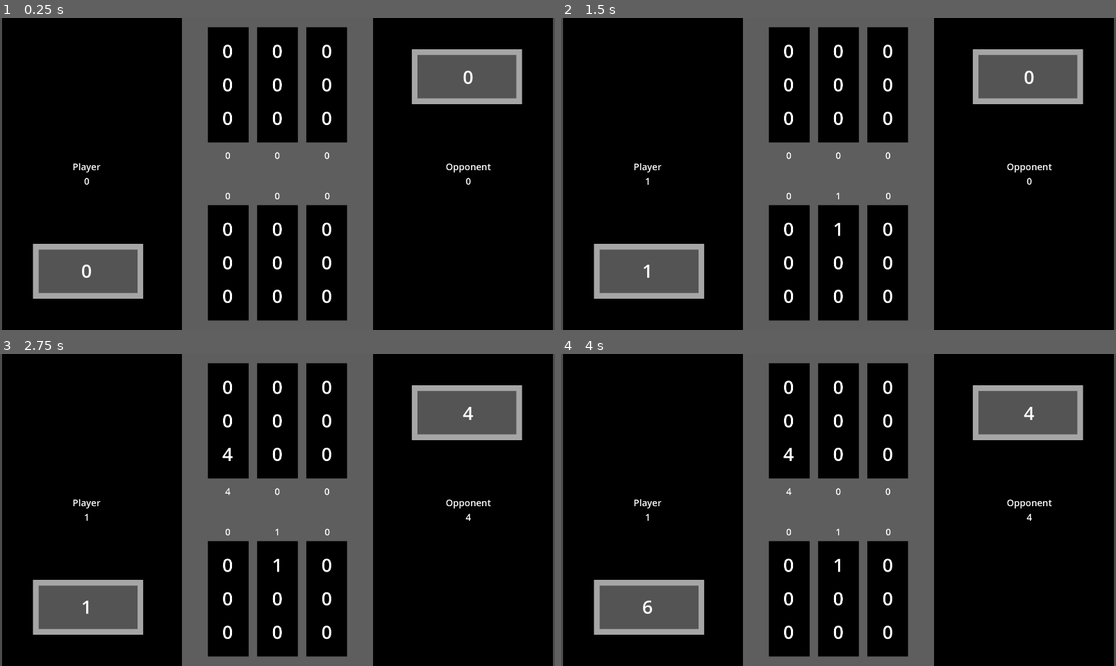
Above: before the commit, frames 1-4 (two rows, left to right).
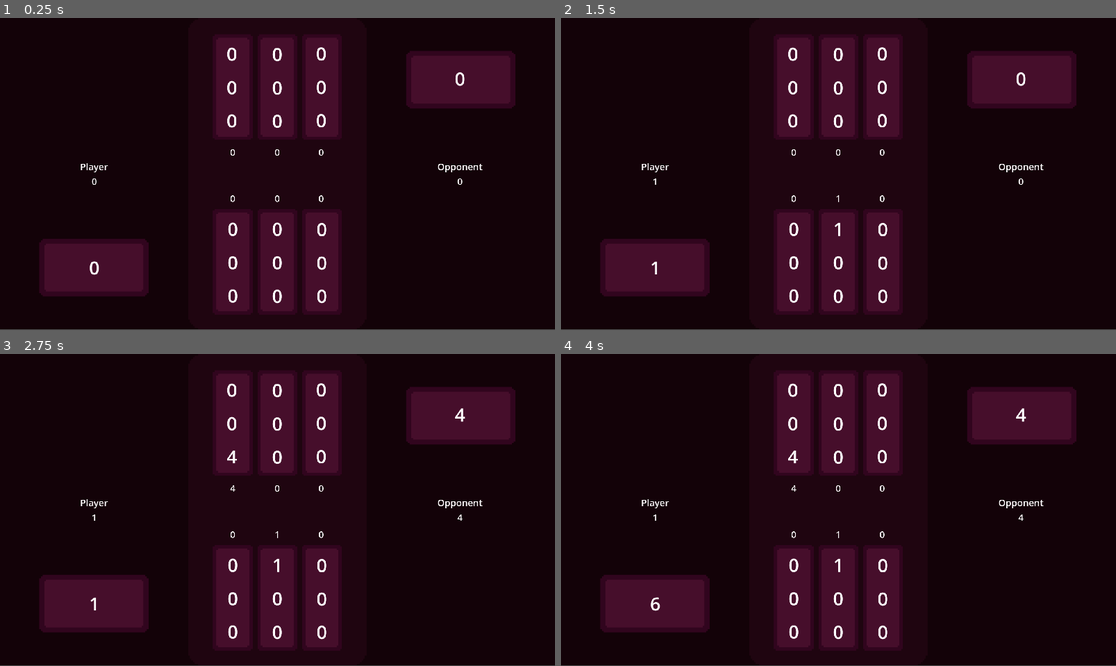
Above: after the commit, the same moments.

Repository: kimalysha93/knucklebones
Game: Godot game, scene res://knucklebones.tscn
The game is run twice, just before and just after one commit, with the same random seed, the same clock (stepped at 60 frames per second) and the same inputs.
Inputs (mouse positions are in pixels of both pictures, inside the frame that each line leads up to):
- Up to frame 1 (0.25 s): no input
- Up to frame 2 (1.5 s): tap Enter at 0.5 s; move the mouse to (788, 261) at 0.52 s; click (788, 261) at 0.67 s; tap Space at 1.25 s; move the mouse to (838, 261) at 1.27 s; click (838, 261) at 1.42 s
- Up to frame 3 (2.75 s): tap Enter at 2 s; move the mouse to (327, 597) at 2.02 s; click (327, 597) at 2.17 s
- Up to frame 4 (4 s): tap Space at 2.75 s; move the mouse to (810, 572) at 2.77 s; click (810, 572) at 2.92 s; move the mouse to (1005, 556) at 3.52 s; click (1005, 556) at 3.67 s

The runs differ from the first frame. In frame 1, 43% of the frame differs, in the area x 0-100%, y 0-100%; in frame 2, 43%; in frame 3, 43%; in frame 4, 43%.

Commit message:
updated background

Diff:
--- a/knucklebones.tscn
+++ b/knucklebones.tscn
@@ -1,20 +1,20 @@
 [gd_scene load_steps=6 format=3 uid="uid://ccv14bhoxf00s"]
 
-[ext_resource type="Texture2D" uid="uid://bjo71cjqgxlhi" path="res://assets/background_interface.png" id="1_n6mj2"]
+[ext_resource type="Texture2D" uid="uid://3e3pfbrlm7t0" path="res://assets/Board.png" id="1_0ki74"]
 [ext_resource type="Script" uid="uid://j30roil5u130" path="res://scripts/game_manager.gd" id="2_0ki74"]
 [ext_resource type="Script" uid="uid://crogmong7igih" path="res://scripts/game_over.gd" id="3_m8h7s"]
 [ext_resource type="PackedScene" uid="uid://c70n81fi3ef74" path="res://pause_menu.tscn" id="4_0ki74"]
 
 [sub_resource type="RectangleShape2D" id="RectangleShape2D_xgjk0"]
-size = Vector2(142.85, 402)
+size = Vector2(136.375, 370)
 
 [node name="Knucklebones" type="Node2D"]
 process_mode = 1
 
 [node name="background_interface" type="Sprite2D" parent="."]
-position = Vector2(960, 540)
-scale = Vector2(0.993, 1)
-texture = ExtResource("1_n6mj2")
+position = Vector2(959.5, 539)
+scale = Vector2(5.71726, 5.7037)
+texture = ExtResource("1_0ki74")
 
 [node name="PlayerColumns" type="Node" parent="."]
 
@@ -22,21 +22,21 @@
 position = Vector2(717.3, 648)
 
 [node name="PlayerColumnColision0" type="CollisionShape2D" parent="PlayerColumns/PlayerColumn0"]
-position = Vector2(72.275, 199)
+position = Vector2(88.9875, 196.5)
 shape = SubResource("RectangleShape2D_xgjk0")
 
 [node name="PlayerColumn1" type="Area2D" parent="PlayerColumns"]
 position = Vector2(889.1, 648)
 
 [node name="PlayerColumnColision1" type="CollisionShape2D" parent="PlayerColumns/PlayerColumn1"]
-position = Vector2(72.275, 199)
+position = Vector2(72.0875, 197)
 shape = SubResource("RectangleShape2D_xgjk0")
 
 [node name="PlayerColumn2" type="Area2D" parent="PlayerColumns"]
 position = Vector2(1060.6, 648)
 
 [node name="PlayerColumnColision2" type="CollisionShape2D" parent="PlayerColumns/PlayerColumn2"]
-position = Vector2(72.275, 199)
+position = Vector2(53.4, 196)
 shape = SubResource("RectangleShape2D_xgjk0")
 
 [node name="GameManager" type="Node" parent="."]
@@ -46,30 +46,30 @@
 [node name="ScoreLabels" type="Node" parent="GameManager"]
 
 [node name="PlayerName" type="Label" parent="GameManager/ScoreLabels"]
-offset_left = 158.8
-offset_top = 489.5
-offset_right = 441.4
-offset_bottom = 540.0
+offset_left = 185.0
+offset_top = 490.0
+offset_right = 467.6
+offset_bottom = 540.5
 theme_override_font_sizes/font_size = 32
 text = "Player"
 horizontal_alignment = 1
 vertical_alignment = 1
 
 [node name="PlayerScoreTotal" type="Label" parent="GameManager/ScoreLabels"]
-offset_left = 158.8
-offset_top = 540.0
-offset_right = 441.4
-offset_bottom = 590.5
+offset_left = 185.0
+offset_top = 540.5
+offset_right = 467.6
+offset_bottom = 591.0
 theme_override_font_sizes/font_size = 32
 text = "0"
 horizontal_alignment = 1
 vertical_alignment = 1
 
 [node name="PlayerScore0" type="Label" parent="GameManager/ScoreLabels"]
-offset_left = 751.5
-offset_top = 590.5
-offset_right = 824.7
-offset_bottom = 641.0
+offset_left = 769.0
+offset_top = 600.0
+offset_right = 842.2
+offset_bottom = 650.5
 theme_override_font_sizes/font_size = 32
 text = "0"
 horizontal_alignment = 1
@@ -77,49 +77,49 @@
 
 [node name="PlayerScore1" type="Label" parent="GameManager/ScoreLabels"]
 offset_left = 923.4
-offset_top = 590.5
+offset_top = 600.0
 offset_right = 996.6
-offset_bottom = 641.0
+offset_bottom = 650.5
 theme_override_font_sizes/font_size = 32
 text = "0"
 horizontal_alignment = 1
 vertical_alignment = 1
 
 [node name="PlayerScore2" type="Label" parent="GameManager/ScoreLabels"]
-offset_left = 1095.6
-offset_top = 590.5
-offset_right = 1168.8
-offset_bottom = 641.0
+offset_left = 1075.0
+offset_top = 600.0
+offset_right = 1148.2
+offset_bottom = 650.5
 theme_override_font_sizes/font_size = 32
 text = "0"
 horizontal_alignment = 1
 vertical_alignment = 1
 
 [node name="OpponentName" type="Label" parent="GameManager/ScoreLabels"]
-offset_left = 1478.6
-offset_top = 489.5
-offset_right = 1761.2
-offset_bottom = 540.0
+offset_left = 1450.0
+offset_top = 490.0
+offset_right = 1732.6
+offset_bottom = 540.5
 theme_override_font_sizes/font_size = 32
 text = "Opponent"
 horizontal_alignment = 1
 vertical_alignment = 1
 
 [node name="OpponentScoreTotal" type="Label" parent="GameManager/ScoreLabels"]
-offset_left = 1478.6
-offset_top = 540.0
-offset_right = 1761.2
-offset_bottom = 590.5
+offset_left = 1450.0
+offset_top = 540.5
+offset_right = 1732.6
+offset_bottom = 591.0
 theme_override_font_sizes/font_size = 32
 text = "0"
 horizontal_alignment = 1
 vertical_alignment = 1
 
 [node name="OppScore0" type="Label" parent="GameManager/ScoreLabels"]
-offset_left = 751.5
-offset_top = 450.8
-offset_right = 824.7
-offset_bottom = 501.3
+offset_left = 769.0
+offset_top = 440.0
+offset_right = 842.2
+offset_bottom = 490.5
 theme_override_font_sizes/font_size = 32
 text = "0"
 horizontal_alignment = 1
@@ -127,19 +127,19 @@
 
 [node name="OppScore1" type="Label" parent="GameManager/ScoreLabels"]
 offset_left = 923.2
-offset_top = 450.8
+offset_top = 440.0
 offset_right = 996.4
-offset_bottom = 501.3
+offset_bottom = 490.5
 theme_override_font_sizes/font_size = 32
 text = "0"
 horizontal_alignment = 1
 vertical_alignment = 1
 
 [node name="OppScore2" type="Label" parent="GameManager/ScoreLabels"]
-offset_left = 1095.4
-offset_top = 450.8
-offset_right = 1168.6
-offset_bottom = 501.3
+offset_left = 1075.0
+offset_top = 440.0
+offset_right = 1148.2
+offset_bottom = 490.5
 theme_override_font_sizes/font_size = 32
 text = "0"
 horizontal_alignment = 1
@@ -148,10 +148,10 @@
 [node name="DiceLabels" type="Node" parent="GameManager"]
 
 [node name="PlayerDiceRoll" type="Label" parent="GameManager/DiceLabels"]
-offset_left = 252.9
-offset_top = 827.2
-offset_right = 347.4
-offset_bottom = 921.7
+offset_left = 280.0
+offset_top = 816.0
+offset_right = 374.5
+offset_bottom = 910.5
 theme_override_colors/font_color = Color(1, 1, 1, 1)
 theme_override_font_sizes/font_size = 64
 text = "0"
@@ -162,10 +162,10 @@
 [node name="PlayerGrid" type="Node" parent="GameManager/DiceLabels"]
 
 [node name="PlayerDiceRoll_00" type="Label" parent="GameManager/DiceLabels/PlayerGrid"]
-offset_left = 741.0
-offset_top = 682.4
-offset_right = 835.5
-offset_bottom = 776.9
+offset_left = 759.0
+offset_top = 682.0
+offset_right = 853.5
+offset_bottom = 776.5
 theme_override_colors/font_color = Color(1, 1, 1, 1)
 theme_override_font_sizes/font_size = 64
 text = "0"
@@ -174,10 +174,10 @@
 metadata/_edit_use_anchors_ = true
 
 [node name="PlayerDiceRoll_10" type="Label" parent="GameManager/DiceLabels/PlayerGrid"]
-offset_left = 741.0
-offset_top = 797.9
-offset_right = 835.5
-offset_bottom = 892.4
+offset_left = 759.0
+offset_top = 797.5
+offset_right = 853.5
+offset_bottom = 892.0
 theme_override_colors/font_color = Color(1, 1, 1, 1)
 theme_override_font_sizes/font_size = 64
 text = "0"
@@ -186,10 +186,10 @@
 metadata/_edit_use_anchors_ = true
 
 [node name="PlayerDiceRoll_20" type="Label" parent="GameManager/DiceLabels/PlayerGrid"]
-offset_left = 741.0
-offset_top = 913.5
-offset_right = 835.5
-offset_bottom = 1008.0
+offset_left = 759.0
+offset_top = 913.1
+offset_right = 853.5
+offset_bottom = 1007.6
 theme_override_colors/font_color = Color(1, 1, 1, 1)
 theme_override_font_sizes/font_size = 64
 text = "0"
@@ -234,10 +234,10 @@
 metadata/_edit_use_anchors_ = true
 
 [node name="PlayerDiceRoll_02" type="Label" parent="GameManager/DiceLabels/PlayerGrid"]
-offset_left = 1084.3
-offset_top = 682.4
-offset_right = 1178.8
-offset_bottom = 776.9
+offset_left = 1067.0
+offset_top = 683.0
+offset_right = 1161.5
+offset_bottom = 777.5
 theme_override_colors/font_color = Color(1, 1, 1, 1)
 theme_override_font_sizes/font_size = 64
 text = "0"
@@ -246,10 +246,10 @@
 metadata/_edit_use_anchors_ = true
 
 [node name="PlayerDiceRoll_12" type="Label" parent="GameManager/DiceLabels/PlayerGrid"]
-offset_left = 1084.3
-offset_top = 797.9
-offset_right = 1178.8
-offset_bottom = 892.4
+offset_left = 1067.0
+offset_top = 798.5
+offset_right = 1161.5
+offset_bottom = 893.0
 theme_override_colors/font_color = Color(1, 1, 1, 1)
 theme_override_font_sizes/font_size = 64
 text = "0"
@@ -258,10 +258,10 @@
 metadata/_edit_use_anchors_ = true
 
 [node name="PlayerDiceRoll_22" type="Label" parent="GameManager/DiceLabels/PlayerGrid"]
-offset_left = 1084.3
-offset_top = 913.5
-offset_right = 1178.8
-offset_bottom = 1008.0
+offset_left = 1067.0
+offset_top = 914.1
+offset_right = 1161.5
+offset_bottom = 1008.6
 theme_override_colors/font_color = Color(1, 1, 1, 1)
 theme_override_font_sizes/font_size = 64
 text = "0"
@@ -270,10 +270,10 @@
 metadata/_edit_use_anchors_ = true
 
 [node name="OppDiceRoll" type="Label" parent="GameManager/DiceLabels"]
-offset_left = 1572.7
-offset_top = 155.9
-offset_right = 1667.2
-offset_bottom = 250.4
+offset_left = 1545.0
+offset_top = 162.0
+offset_right = 1639.5
+offset_bottom = 256.5
 theme_override_colors/font_color = Color(1, 1, 1, 1)
 theme_override_font_sizes/font_size = 64
 text = "0"
@@ -283,10 +283,10 @@
 [node name="OppGrid" type="Node" parent="GameManager/DiceLabels/OppDiceRoll"]
 
 [node name="OppDiceRoll_00" type="Label" parent="GameManager/DiceLabels/OppDiceRoll/OppGrid"]
-offset_left = 741.0
-offset_top = 66.4
-offset_right = 835.5
-offset_bottom = 160.9
+offset_left = 756.0
+offset_top = 76.0
+offset_right = 850.5
+offset_bottom = 170.5
 theme_override_colors/font_color = Color(1, 1, 1, 1)
 theme_override_font_sizes/font_size = 64
 text = "0"
@@ -295,10 +295,10 @@
 metadata/_edit_use_anchors_ = true
 
 [node name="OppDiceRoll_10" type="Label" parent="GameManager/DiceLabels/OppDiceRoll/OppGrid"]
-offset_left = 741.0
-offset_top = 182.0
-offset_right = 835.5
-offset_bottom = 276.5
+offset_left = 756.0
+offset_top = 191.6
+offset_right = 850.5
+offset_bottom = 286.1
 theme_override_colors/font_color = Color(1, 1, 1, 1)
 theme_override_font_sizes/font_size = 64
 text = "0"
@@ -307,10 +307,10 @@
 metadata/_edit_use_anchors_ = true
 
 [node name="OppDiceRoll_20" type="Label" parent="GameManager/DiceLabels/OppDiceRoll/OppGrid"]
-offset_left = 741.0
-offset_top = 297.5
-offset_right = 835.5
-offset_bottom = 392.0
+offset_left = 756.0
+offset_top = 307.1
+offset_right = 850.5
+offset_bottom = 401.6
 theme_override_colors/font_color = Color(1, 1, 1, 1)
 theme_override_font_sizes/font_size = 64
 text = "0"
@@ -319,10 +319,10 @@
 metadata/_edit_use_anchors_ = true
 
 [node name="OppDiceRoll_01" type="Label" parent="GameManager/DiceLabels/OppDiceRoll/OppGrid"]
-offset_left = 912.8
-offset_top = 66.4
-offset_right = 1007.3
-offset_bottom = 160.9
+offset_left = 913.0
+offset_top = 77.0
+offset_right = 1007.5
+offset_bottom = 171.5
 theme_override_colors/font_color = Color(1, 1, 1, 1)
 theme_override_font_sizes/font_size = 64
 text = "0"
@@ -331,10 +331,10 @@
 metadata/_edit_use_anchors_ = true
 
 [node name="OppDiceRoll_11" type="Label" parent="GameManager/DiceLabels/OppDiceRoll/OppGrid"]
-offset_left = 912.8
-offset_top = 182.0
-offset_right = 1007.3
-offset_bottom = 276.5
+offset_left = 913.0
+offset_top = 192.6
+offset_right = 1007.5
+offset_bottom = 287.1
 theme_override_colors/font_color = Color(1, 1, 1, 1)
 theme_override_font_sizes/font_size = 64
 text = "0"
@@ -343,10 +343,10 @@
 metadata/_edit_use_anchors_ = true
 
 [node name="OppDiceRoll_21" type="Label" parent="GameManager/DiceLabels/OppDiceRoll/OppGrid"]
-offset_left = 912.8
-offset_top = 297.5
-offset_right = 1007.3
-offset_bottom = 392.0
+offset_left = 913.0
+offset_top = 308.1
+offset_right = 1007.5
+offset_bottom = 402.6
 theme_override_colors/font_color = Color(1, 1, 1, 1)
 theme_override_font_sizes/font_size = 64
 text = "0"
@@ -355,10 +355,10 @@
 metadata/_edit_use_anchors_ = true
 
 [node name="OppDiceRoll_02" type="Label" parent="GameManager/DiceLabels/OppDiceRoll/OppGrid"]
-offset_left = 1084.3
-offset_top = 66.4
-offset_right = 1178.8
-offset_bottom = 160.9
+offset_left = 1065.0
+offset_top = 75.0
+offset_right = 1159.5
+offset_bottom = 169.5
 theme_override_colors/font_color = Color(1, 1, 1, 1)
 theme_override_font_sizes/font_size = 64
 text = "0"
@@ -367,10 +367,10 @@
 metadata/_edit_use_anchors_ = true
 
 [node name="OppDiceRoll_12" type="Label" parent="GameManager/DiceLabels/OppDiceRoll/OppGrid"]
-offset_left = 1084.3
-offset_top = 182.0
-offset_right = 1178.8
-offset_bottom = 276.5
+offset_left = 1065.0
+offset_top = 190.6
+offset_right = 1159.5
+offset_bottom = 285.1
 theme_override_colors/font_color = Color(1, 1, 1, 1)
 theme_override_font_sizes/font_size = 64
 text = "0"
@@ -379,10 +379,10 @@
 metadata/_edit_use_anchors_ = true
 
 [node name="OppDiceRoll_22" type="Label" parent="GameManager/DiceLabels/OppDiceRoll/OppGrid"]
-offset_left = 1084.3
-offset_top = 297.5
-offset_right = 1178.8
-offset_bottom = 392.0
+offset_left = 1065.0
+offset_top = 306.1
+offset_right = 1159.5
+offset_bottom = 400.6
 theme_override_colors/font_color = Color(1, 1, 1, 1)
 theme_override_font_sizes/font_size = 64
 text = "0"
@@ -421,7 +421,7 @@
 offset_bottom = 50.0
 grow_horizontal = 2
 grow_vertical = 2
-theme_override_font_sizes/font_size = 42
+theme_override_font_sizes/font_size = 40
 text = "Opponent Wins 11-17"
 horizontal_alignment = 1
 vertical_alignment = 1
--- a/project.godot
+++ b/project.godot
@@ -32,3 +32,7 @@
 "events": [Object(InputEventKey,"resource_local_to_scene":false,"resource_name":"","device":-1,"window_id":0,"alt_press …(195 unchanged characters)…
 ]
 }
+
+[rendering]
+
+textures/canvas_textures/default_texture_filter=0
Binary file added: assets/Board.png
Not shown, changed: assets/Board.png.import
Binary file removed: assets/background_interface.png
